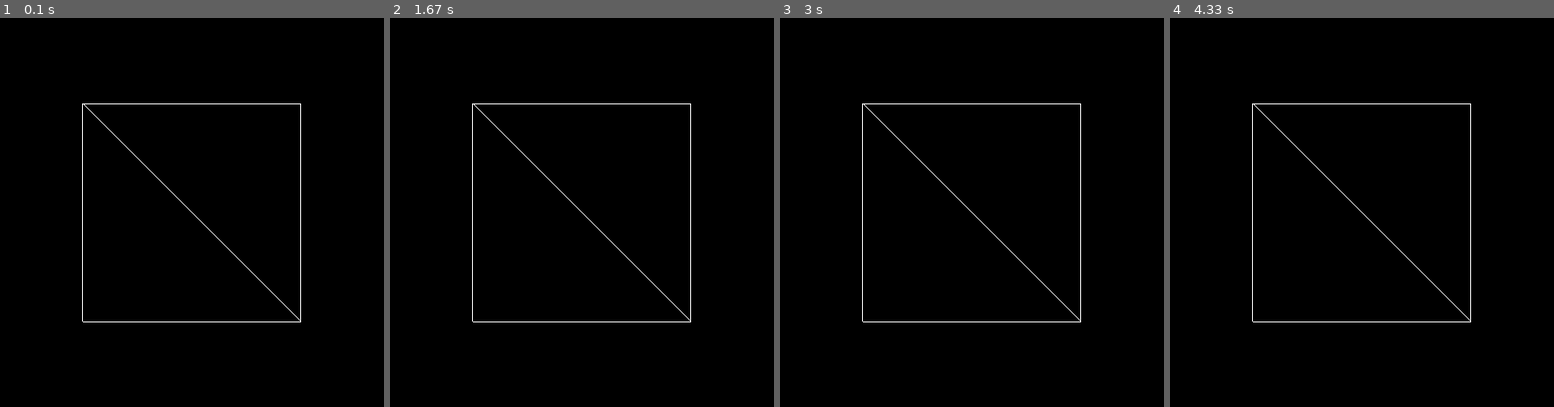
Above: before the commit, frames 1-4 (left to right).
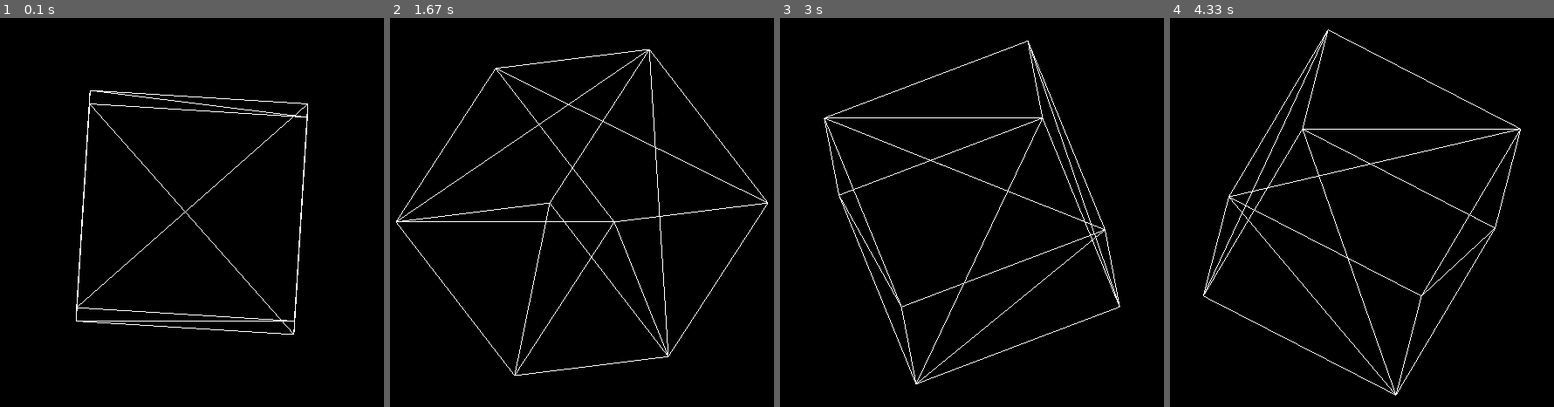
Above: after the commit, the same moments.

Repository: mupchurch777/python3dMath
Game: pygame game, started from Chapter_Four/HelloMesh.py
The game is run twice, just before and just after one commit, with the same random seed, the same clock (stepped at 60 frames per second) and the same inputs.
Inputs:
- Up to frame 1 (0.1 s): no input
- Up to frame 2 (1.67 s): no input
- Up to frame 3 (3 s): no input
- Up to frame 4 (4.33 s): no input

The runs differ from the first frame. In frame 1, 1.9% of the frame differs, in the area x 19-81%, y 18-82%; in frame 2, 2.5%, in the area x 1-99%, y 8-92%; in frame 3, 2.4%; in frame 4, 2.4%.

Commit message:
Chapter 4 Finish
Finished Chapter 4 work

Diff:
--- /dev/null
+++ b/Chapter_Four/Cube.py
@@ -0,0 +1,35 @@
+import pygame.image
+from Mesh3D import *
+
+
+class Cube(Mesh3D):
+    def __init__(self):
+        self.vertices = [(0.5, -0.5, 0.5),
+                         (-0.5, -0.5, 0.5),
+                         (0.5, 0.5, 0.5),
+                         (-0.5, 0.5, 0.5),
+                         (0.5, 0.5, -0.5),
+                         (-0.5, 0.5, -0.5),
+                         (0.5, -0.5, -0.5),
+                         (-0.5, -0.5, -0.5),
+                         (0.5, 0.5, 0.5),
+                         (-0.5, 0.5, 0.5),
+                         (0.5, 0.5, -0.5),
+                         (-0.5, 0.5, -0.5),
+                         (0.5, -0.5, -0.5),
+                         (0.5, -0.5, 0.5),
+                         (-0.5, -0.5, 0.5),
+                         (-0.5, -0.5, -0.5),
+                         (-0.5, -0.5, 0.5),
+                         (-0.5, 0.5, 0.5),
+                         (-0.5, 0.5, -0.5),
+                         (-0.5, -0.5, -0.5),
+                         (0.5, -0.5, -0.5),
+                         (0.5, 0.5, -0.5),
+                         (0.5, 0.5, 0.5),
+                         (0.5, -0.5, 0.5)]
+
+        self.triangles = [0, 2, 3, 0, 3, 1, 8, 4, 5,
+                          8, 5, 9, 10, 6, 7, 10, 7, 11,
+                          12, 13, 14, 12, 14, 15, 16, 17, 18,
+                          16, 18, 19, 20, 21, 22, 20, 22, 23]
--- a/Chapter_Four/HelloMesh.py
+++ b/Chapter_Four/HelloMesh.py
@@ -1,7 +1,8 @@
 import pygame
-from Mesh3D import *
+from Cube import *
 from pygame.locals import *
 from OpenGL.GL import *
+from OpenGL.GLU import *
 
 pygame.init()
 
@@ -11,15 +12,21 @@
 
 pygame.display.set_caption('OpenGL in Python')
 
-mesh = Mesh3D()
+mesh = Cube()
 
 done = False
 white = pygame.Color(255, 255, 255)
+glOrtho(-1,1,1,-1,0.1, 100.0)
+# gluPerspective(30, (screen_width / screen_height), 0.1, 100.0)
+glTranslatef(0.0, 0.0, -3)
+
 while not done:
     for event in pygame.event.get():
         if event.type == pygame.QUIT:
             done = True
     glClear(GL_COLOR_BUFFER_BIT | GL_DEPTH_BUFFER_BIT)
+    glRotatef(5,1,0,1)
     mesh.draw()
     pygame.display.flip()
+    pygame.time.wait(100)
 pygame.quit()
